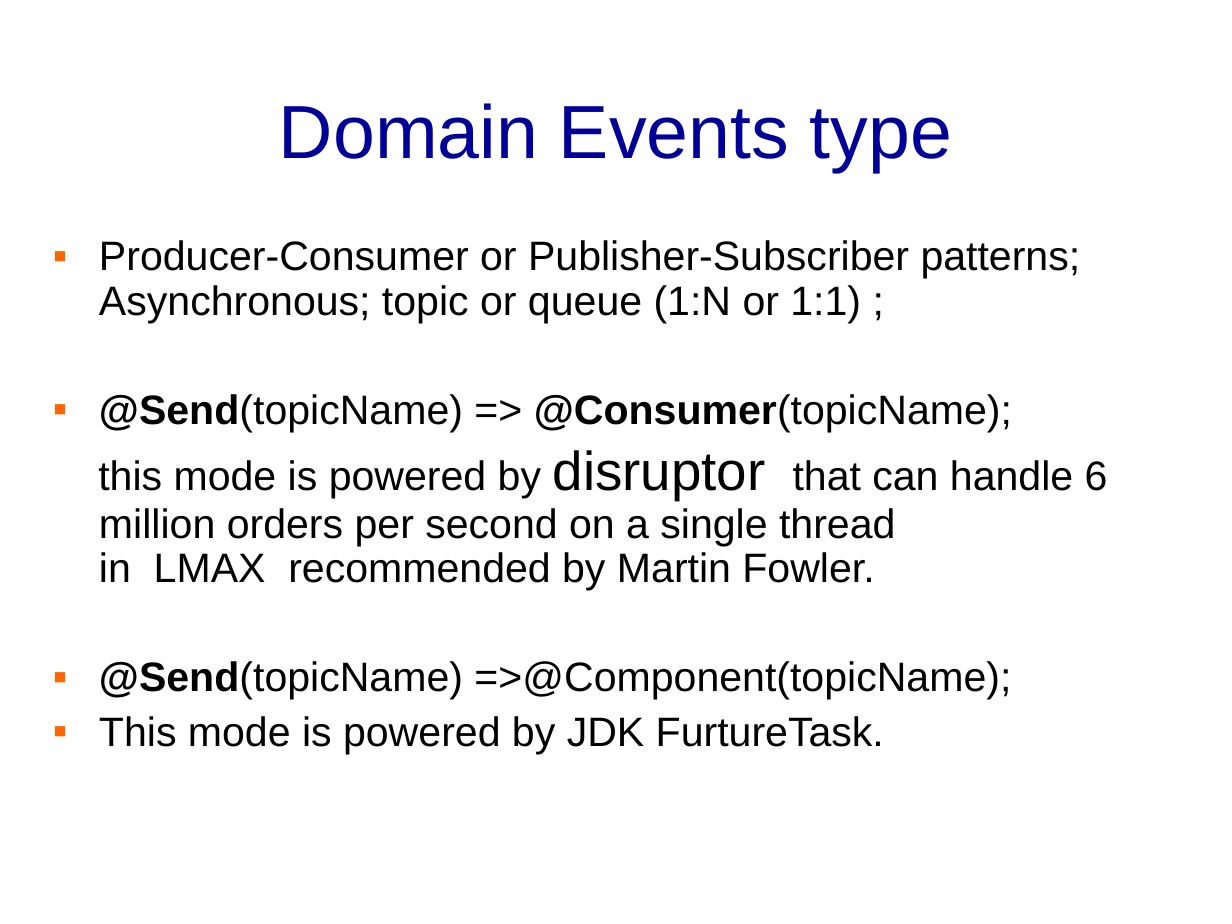
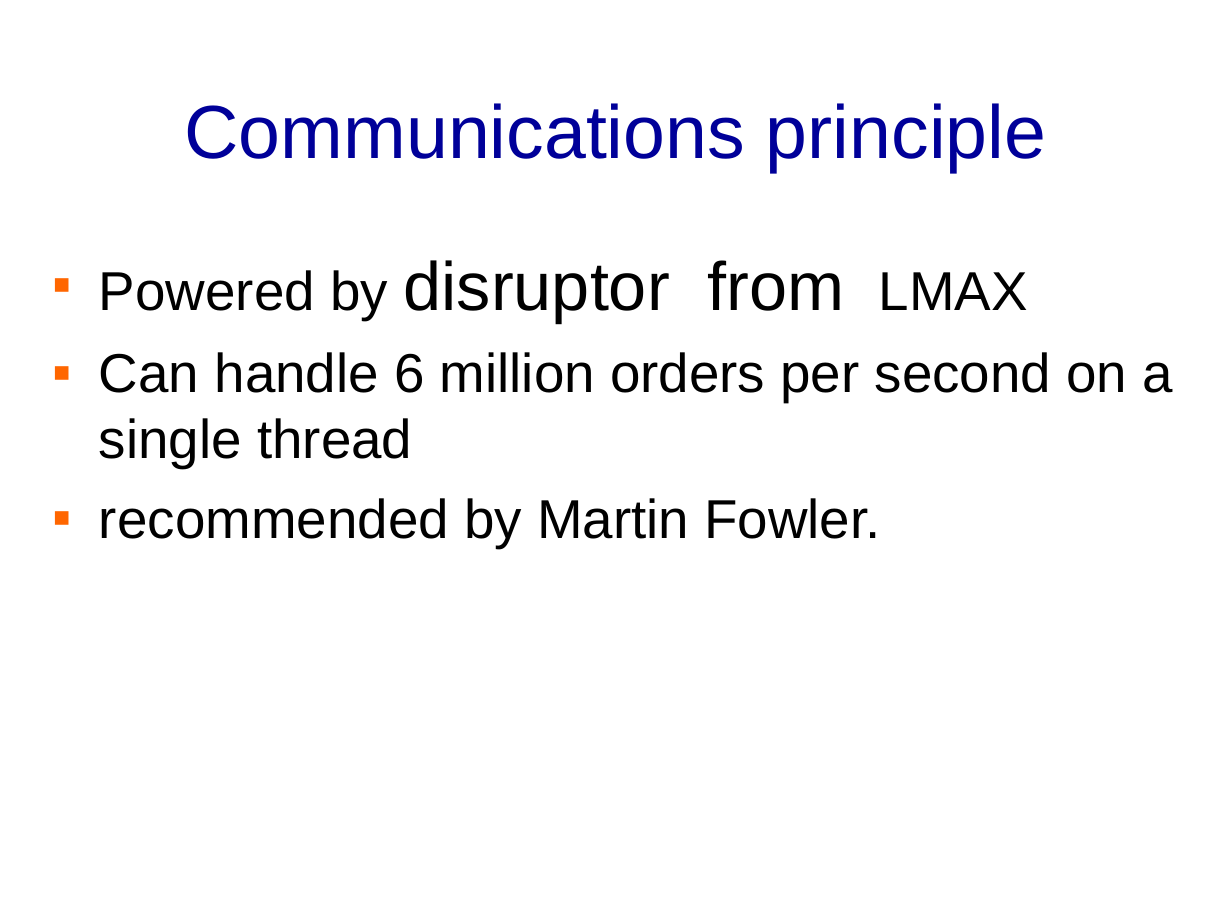
Before and after one commit to banq/banq.github.io, a slide deck: slide 16 of JdonFramework.ppt. Drawn at 1232x924 pixels with LibreOffice and Linux fonts; fonts in the diff are those of the drawing; background and template pictures are left out. Boxes give left, top, right and bottom in pixels: in the first picture for what was removed or moved away, otherwise in the second. Text is boxed around its words. In the diff, an @@ line names an element or a change of style, - is before the commit and + after.

```diff
--- a/JdonFramework.ppt
+++ b/JdonFramework.ppt
@@ title at [185,103,1046,172]: text changed @@
-Domain Events type
+Communications principle
@@ text at [99,260,1173,548]: text changed; size 24 to 32 pt @@
-▪ Producer-Consumer or Publisher-Subscriber patterns; Asynchronous; topic or queue (1:N or 1:1) ;
-▪ @Send(topicName) => @Consumer(topicName);
-this mode is powered by disruptor that can handle 6 million orders per second on a single thread in LMAX recommended by Martin Fowler.
-▪ @Send(topicName) =>@Component(topicName);
-▪ This mode is powered by JDK FurtureTask.
+▪ Powered by disruptor from LMAX
+▪ Can handle 6 million orders per second on a single thread
+▪ recommended by Martin Fowler.
```
Also in this commit, not shown: 22 other slides changed, 8 slides added, 17 slides removed.
